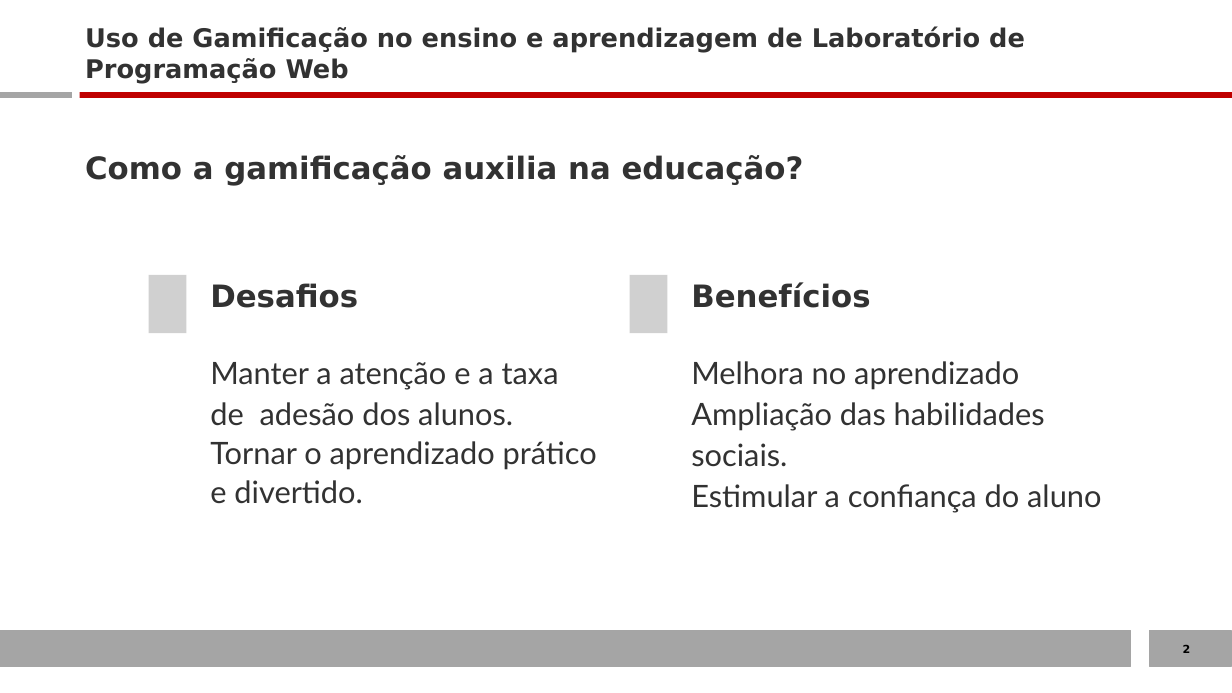
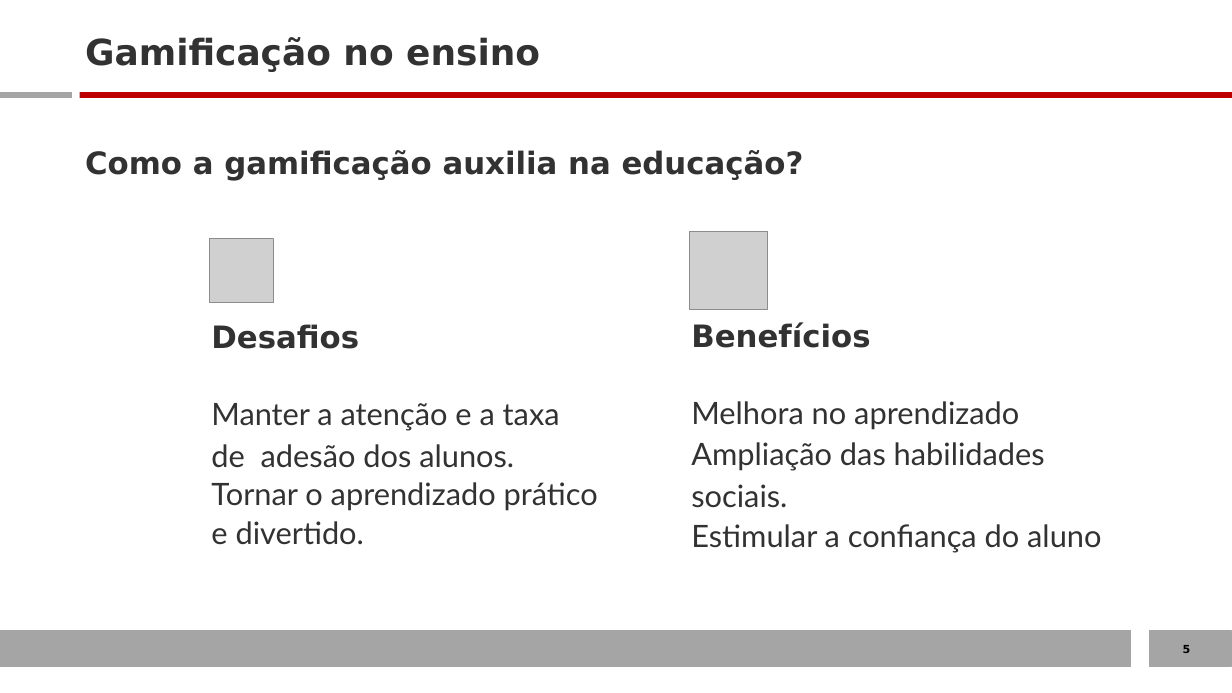
Before and after one commit to YuriPerro/Yuri_Lucas, a slide deck: slide 5 of docs/dcc061-apresentacao-artigo.pptx (slide 2 before the commit). Drawn at 1232x693 pixels with LibreOffice and Linux fonts; fonts in the diff are those of the drawing; grey boxes stand for pictures. Boxes give left, top, right and bottom in pixels: in the first picture for what was removed or moved away, otherwise in the second. Text is boxed around its words. In the diff, an @@ line names an element or a change of style, - is before the commit and + after.

```diff
--- a/docs/dcc061-apresentacao-artigo.pptx
+++ b/docs/dcc061-apresentacao-artigo.pptx
@@ title removed at (85,27,1025,84) @@
-Uso de Gamificação no ensino e aprendizagem de Laboratório de Programação Web
@@ title added at (85,37,540,72), 21 pt, text #323232, bold @@
+Gamificação no ensino
@@ text "Como a gamificação auxilia na ...": place and size @@
-text "Como a gamificação auxilia na ..." at (85,155,804,186)
+text "Como a gamificação auxilia na ..." at (85,150,804,181)
@@ picture added at (209,239,274,303) @@
@@ picture added at (690,232,768,309) @@
@@ picture removed at (149,275,187,333) @@
@@ picture removed at (630,275,668,333) @@
@@ text "Desafios": place and size @@
-text "Desafios" at (210,283,597,504)
+text "Desafios" at (211,324,598,545)
@@ text "Benefícios": place and size @@
-text "Benefícios" at (691,282,1101,513)
+text "Benefícios" at (691,322,1101,553)
@@ page number at (1183,645,1191,653): text changed @@
-2
+5
```
Also in this commit, not shown: 7 other slides changed, 8 slides added, 5 slides removed, 1 other file.
